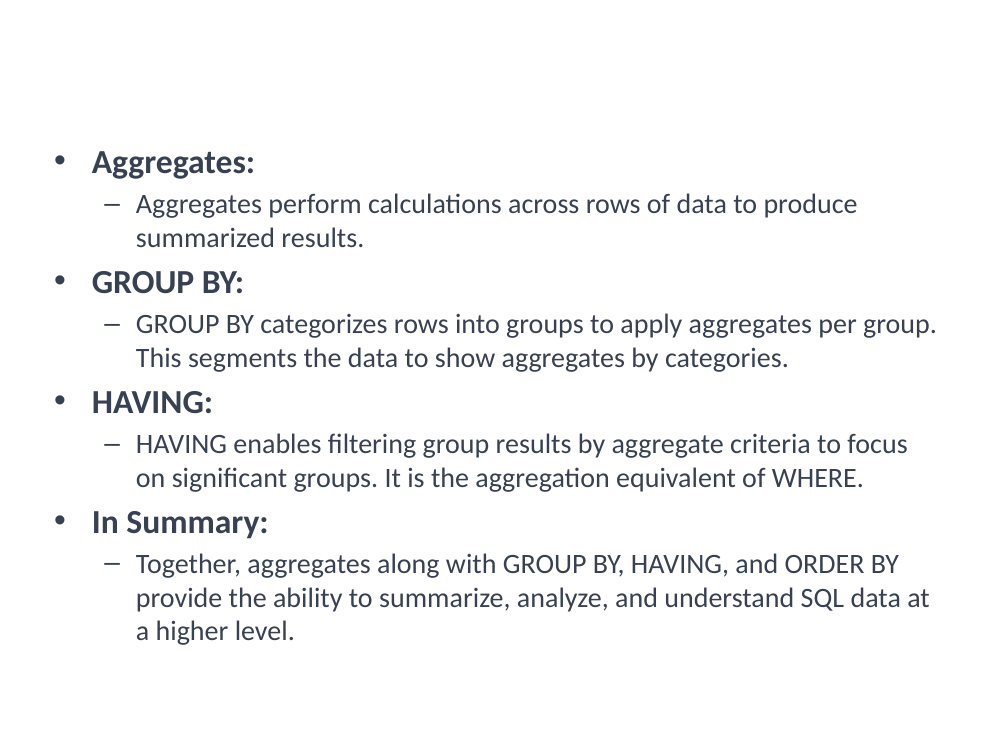
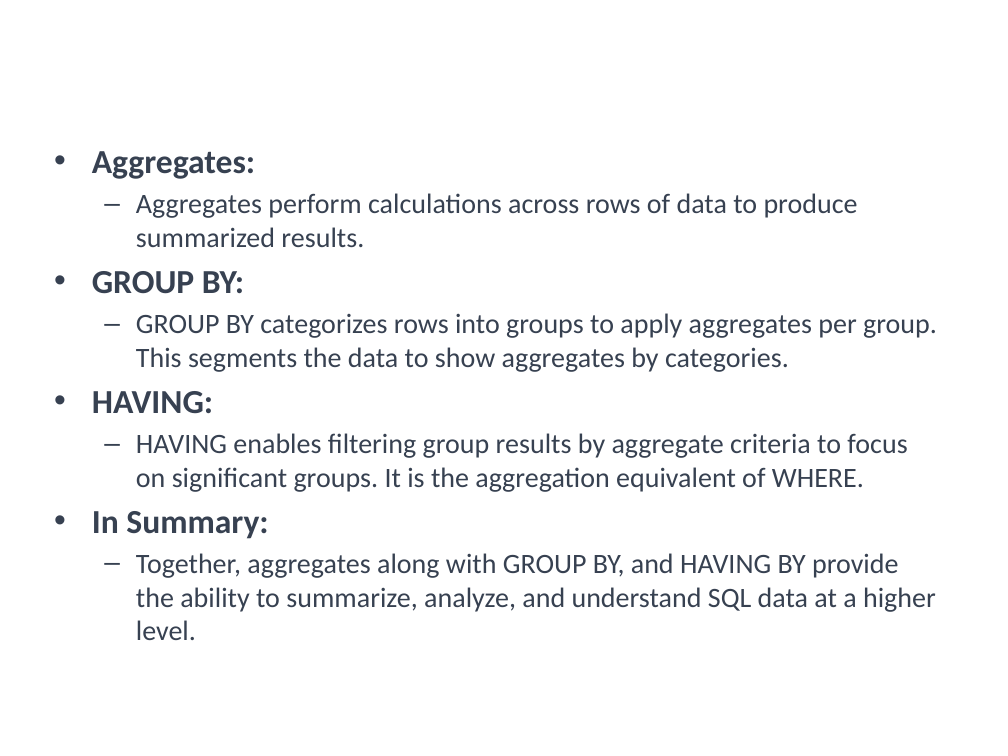
Before and after one commit to a099954/ABC-Program, a slide deck: slide 24 of SQL/Day 3 Aggregates/Aggregates.pptx. Drawn at 1008x756 pixels with LibreOffice and Linux fonts; fonts in the diff are those of the drawing; background and template pictures are left out. Boxes give left, top, right and bottom in pixels: in the first picture for what was removed or moved away, otherwise in the second. Text is boxed around its words. In the diff, an @@ line names an element or a change of style, - is before the commit and + after.

Commit message:
update to slides

```diff
--- a/SQL/Day 3 Aggregates/Aggregates.pptx
+++ b/SQL/Day 3 Aggregates/Aggregates.pptx
@@ text at [136, 553, 936, 640]: text changed @@
-  – Together, aggregates along with GROUP BY, HAVING, and ORDER BY provide the ability to summarize, analyze, and understand SQL data at a higher level.
+  – Together, aggregates along with GROUP BY, and HAVING BY provide the ability to summarize, analyze, and understand SQL data at a higher level.
```
Also in this commit, not shown: 2 other files.
